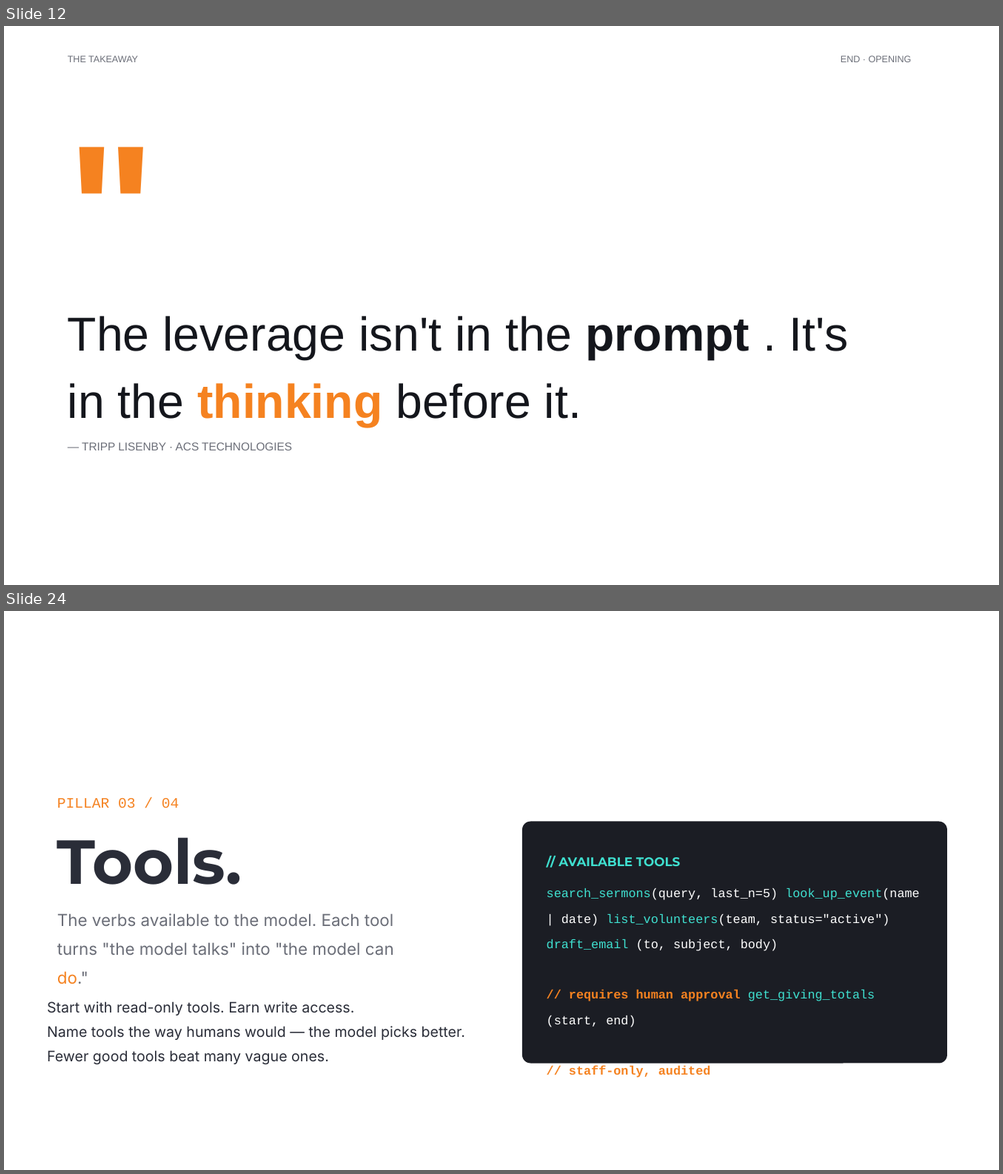
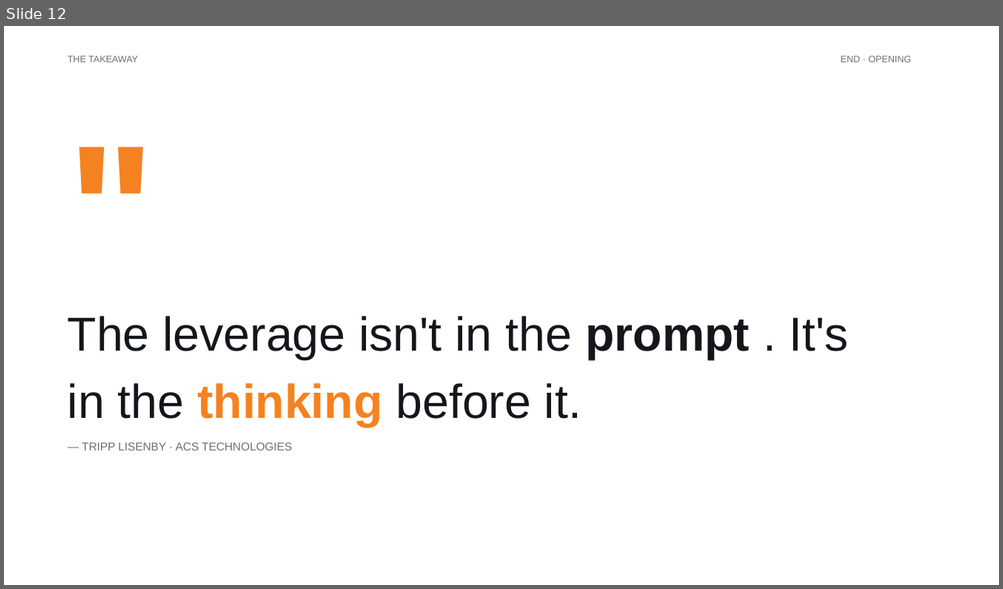
Before and after one commit to chriskehayias/ContextEngineering, a slide deck: schedule/02-vibe-coding-vs-context-engineering/02-vibe-coding-vs-context-engineering.pptx. Shown one above the other, each under a label of ours: slides 12 and 24 before the commit, slide 12 after it; the slides between them are not shown. The pictures are 1003x1174 and 1003x589 pixels, drawn with LibreOffice and Linux fonts; fonts in the diff are those of the drawing. Boxes give left, top, right and bottom in pixels: in the first picture for what was removed or moved away, otherwise in the second. Text is boxed around its words. In the diff, an @@ line names an element or a change of style, - is before the commit and + after.

```diff
--- a/schedule/02-vibe-coding-vs-context-engineering/02-vibe-coding-vs-context-engineering.pptx
+++ b/schedule/02-vibe-coding-vs-context-engineering/02-vibe-coding-vs-context-engineering.pptx
@@ slide 24 removed at [4, 611, 999, 1170], background #FFFFFF @@
@@ text removed at [57, 798, 179, 808] @@
-PILLAR 03 / 04
@@ rounded rectangle removed at [522, 821, 947, 1064] @@
@@ text removed at [57, 837, 242, 885] @@
-Tools.
@@ text removed at [558, 857, 680, 866] @@
-// AVAILABLE TOOLS
@@ text removed at [57, 914, 394, 985] @@
-The verbs available to the model. Each tool turns "the model talks" into "the model can do."
@@ text removed at [546, 914, 889, 1078] @@
-search_sermons(query, last_n=5) look_up_event(name | date) list_volunteers(team, status="active") draft_email (to, subject, body)
-// requires human approval get_giving_totals (start, end)
-// staff-only, audited
@@ text removed at [47, 1002, 465, 1065] @@
-Start with read-only tools. Earn write access.
-Name tools the way humans would — the model picks better.
-Fewer good tools beat many vague ones.
```
Also in this commit, not shown: 6 slides changed, 11 slides added, 25 other slides removed, 14 other files.
